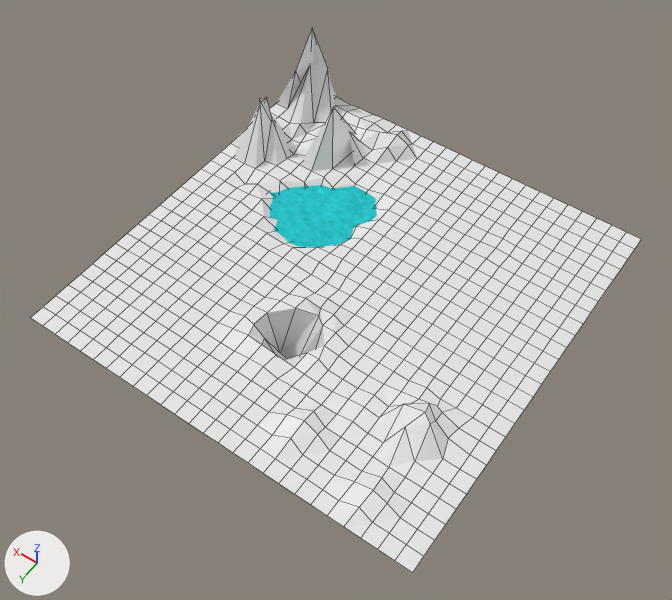
Before and after pictures for a commit that changed the Blender file Andrejpraviigrice/Untitled.blend.
Both versions are drawn from a 50 mm camera at (-15.4, 22.3, 32.9) aimed at (-0.4, 1.4, 0.0). The axes (+X, +Y, +Z) are drawn at lower left. The lights are the same throughout. Mesh edges are drawn as thin lines.
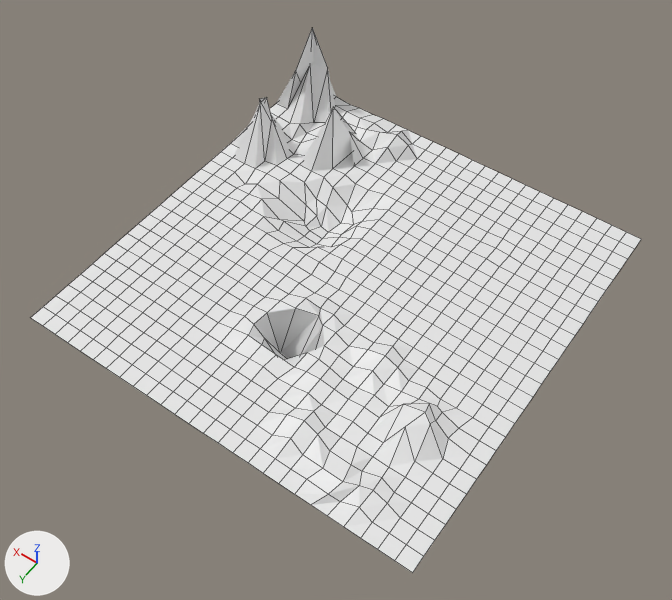
Edits to the scene script, one JSON object a line:
```json
{"block": "me_plane_001", "where": "me_plane_001.from_pydata(...)  # 729 vertices, 676 faces; spans x -1.0..1.0, y -1.0..1.0, z -2.61..4.78"}
{"block": "me_plane_001", "where": "# used by ob_plane; location = (0.0, 0.0, 0.0); scale = (10.0, 10.0, 1.0)"}
{"block": "me_plane_001", "where": "# before: 270 (-0.46, 0.31, 0.0) at pixel (393, 371), 294 (-0.38, 0.23, 0.0) at pixel (388, 351), 296 (-0.38, 0.38, 0.0) at pixel (368, 375), 320 (-0.31, 0.31, 0.0) at pixel (363, 354), 323 (-0.31, 0.54, 0.0) at pixel (332, 391)"}
{"block": "me_plane_001", "where": "# before: 347 (-0.23, 0.46, 0.0) at pixel (328, 370), 349 (-0.23, 0.62, 0.0) at pixel (306, 395)"}
{"block": "me_plane_001", "change": "me_plane_001 part 1"}
{"op": "add", "block": "me_plane_001", "code": "for i in [270, 294, 296, 320]: me_plane_001.vertices[i].co += Vector((-0.01, -0.02, 0.25))"}
{"op": "add", "block": "me_plane_001", "code": "for i in [323, 347, 349]: me_plane_001.vertices[i].co += Vector((-0.01, -0.01, 0.16))"}
{"op": "set", "path": "me_plane_001.vertices[227].co", "old": "(-0.62, 0.83, 0.18)", "new": "(-0.65, 0.84, 0.39)", "note": "pixel (354, 481) -> pixel (359, 485)"}
{"op": "set", "path": "me_plane_001.vertices[228].co", "old": "(-0.62, 0.92, 0.0)", "new": "(-0.62, 0.92, 0.0)", "note": "pixel (338, 500) -> pixel (340, 501)"}
{"op": "set", "path": "me_plane_001.vertices[251].co", "old": "(-0.54, 0.77, 0.0)", "new": "(-0.57, 0.78, 0.28)", "note": "pixel (345, 460) -> pixel (350, 464)"}
{"op": "set", "path": "me_plane_001.vertices[252].co", "old": "(-0.54, 0.85, 0.0)", "new": "(-0.6, 0.87, 0.44)", "note": "pixel (334, 475) -> pixel (342, 481)"}
{"op": "set", "path": "me_plane_001.vertices[253].co", "old": "(-0.54, 0.92, 0.0)", "new": "(-0.58, 0.94, 0.28)", "note": "pixel (322, 489) -> pixel (328, 494)"}
{"op": "set", "path": "me_plane_001.vertices[277].co", "old": "(-0.46, 0.85, 0.0)", "new": "(-0.49, 0.86, 0.28)", "note": "pixel (318, 465) -> pixel (322, 468)"}
{"op": "set", "path": "me_plane_001.vertices[295].co", "old": "(-0.38, 0.31, 0.0)", "new": "(-0.4, 0.28, 0.4)", "note": "pixel (378, 363) -> pixel (385, 355)"}
{"op": "set", "path": "me_plane_001.vertices[348].co", "old": "(-0.23, 0.54, 0.0)", "new": "(-0.24, 0.53, 0.25)", "note": "pixel (317, 382) -> pixel (320, 379)"}
{"op": "set", "path": "me_plane_001.vertices[373].co", "old": "(-0.16, 0.54, 0.0)", "new": "(-0.17, 0.53, 0.19)", "note": "pixel (304, 374) -> pixel (306, 371)"}
{"op": "remove", "block": "ob_plane_001", "code": ["ob_plane_001 = bpy.data.objects.new('Plane.001', me_plane)", "ob_plane_001.location = (2.44, -2.87, -0.25)", "ob_plane_001.scale = (3.94, 2.87, 1.0)"]}
```

What differs and where, as boxes [x1, y1, x2, y2] in the pictures (672 x 600 px; the box of a moved part takes in the faces that stretch with it):
```json
{"object": "Plane.001", "change": "deleted", "before": [269, 185, 378, 247]}
{"part": 1, "of": "me_plane_001", "change": "moved or reshaped", "before": [278, 331, 419, 527], "after": [278, 331, 419, 527]}
```
